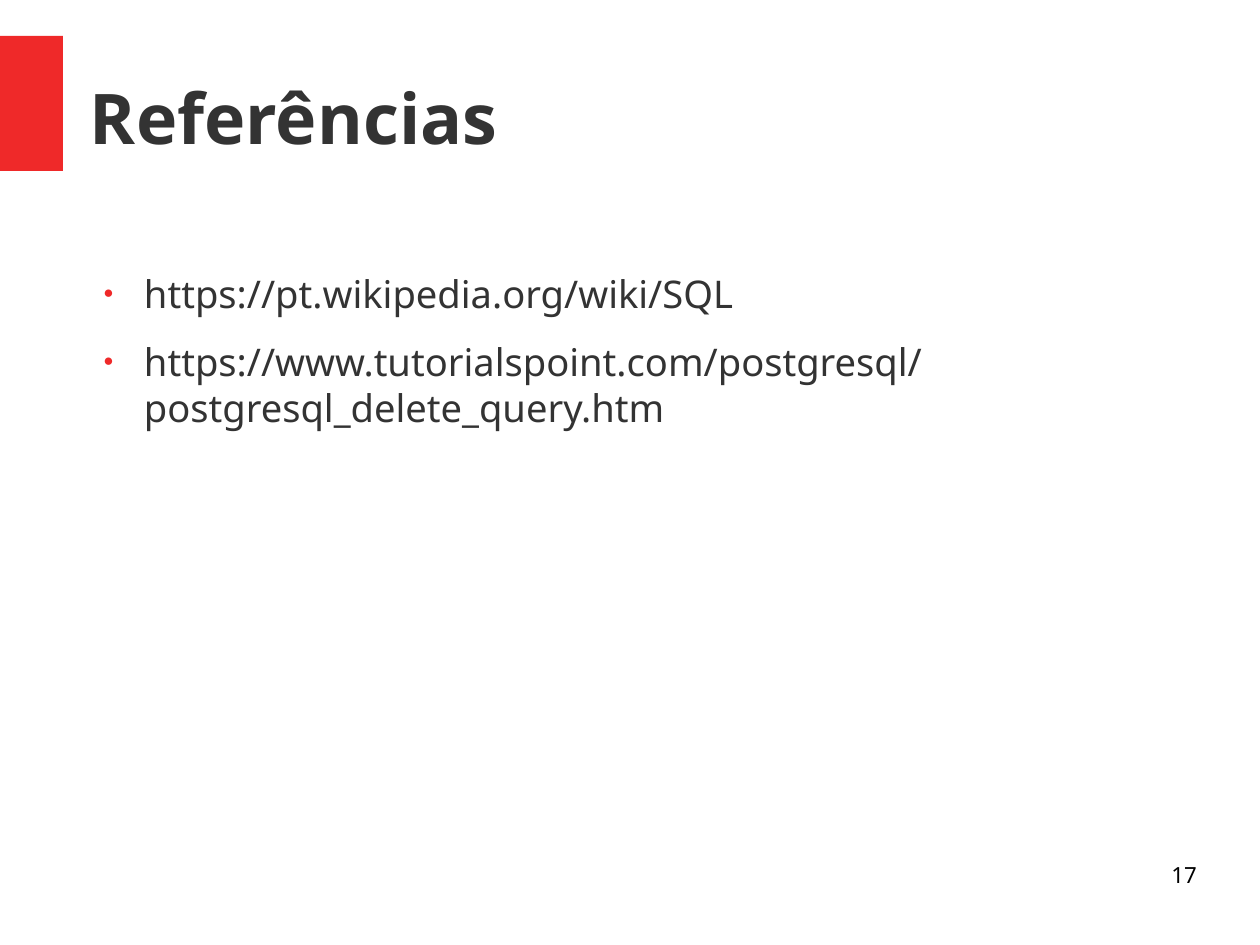
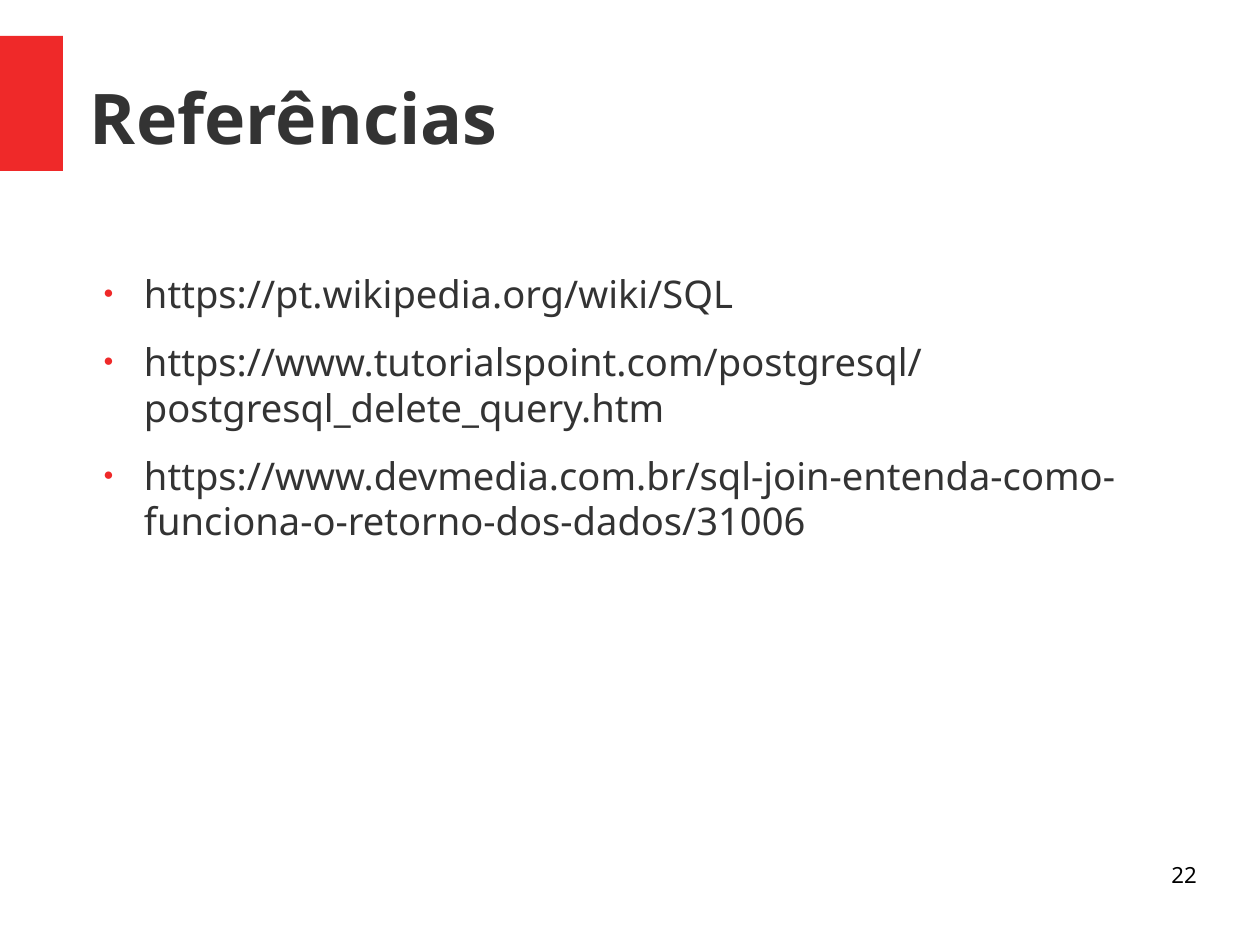
Before and after one commit to viniciusalveshax/aulas, a slide deck: slide 22 of banco-de-dados-2/aula3/bd2-pdf3-sql.odp (slide 17 before the commit). Drawn at 1260x945 pixels with LibreOffice and Linux fonts; fonts in the diff are those of the drawing. Boxes give left, top, right and bottom in pixels: in the first picture for what was removed or moved away, otherwise in the second. Text is boxed around its words. In the diff, an @@ line names an element or a change of style, - is before the commit and + after.

```diff
--- a/banco-de-dados-2/aula3/bd2-pdf3-sql.odp
+++ b/banco-de-dados-2/aula3/bd2-pdf3-sql.odp
@@ text at (x1=144, y1=461, x2=1115, y2=536): paragraph added @@
+● https://www.devmedia.com.br/sql-join-entenda-como-funciona-o-retorno-dos-dados/31006
@@ page number at (x1=1171, y1=867, x2=1196, y2=883): text changed @@
-17
+22
```
Also in this commit, not shown: 2 other slides changed, 5 slides added, 1 other file.
